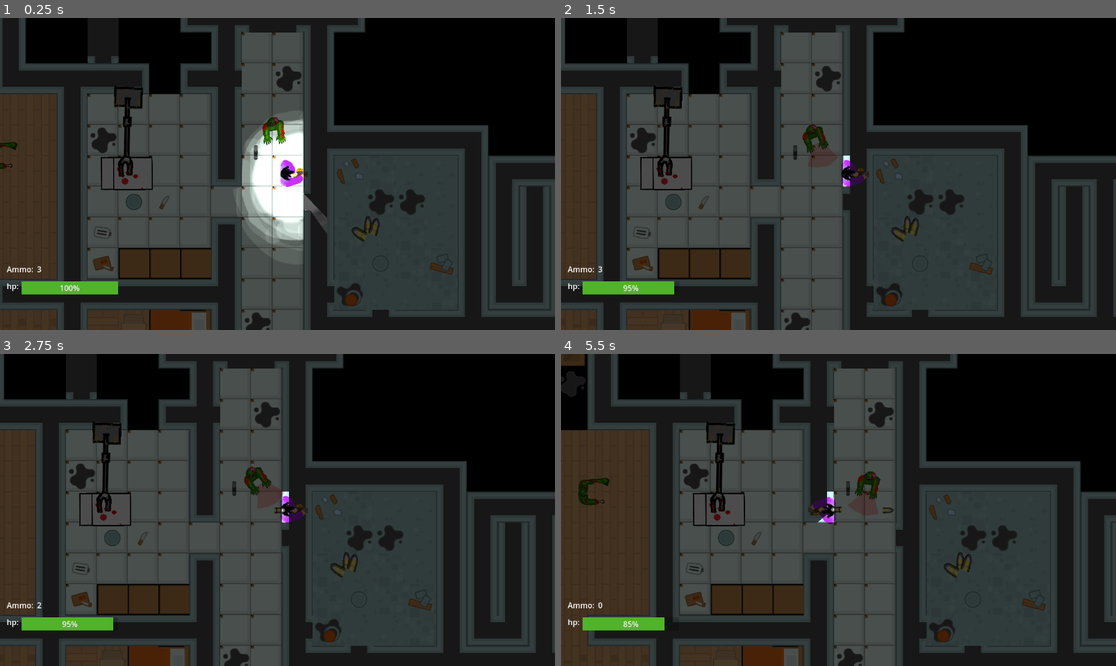
Above: before the commit, frames 1-4 (two rows, left to right).
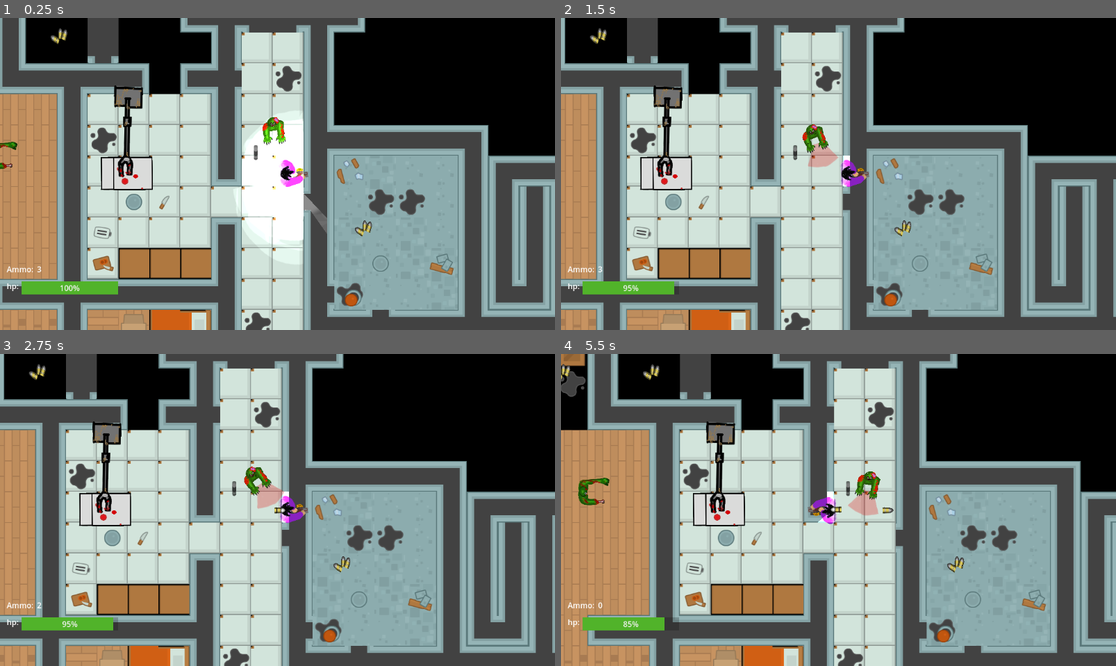
Above: after the commit, the same moments.

Repository: Tvorba-her-v-pohybu/cookie-monster
Game: Godot game, scene res://main.tscn
Same seed, same stepped clock (60 frames per second), same inputs: the game is played once before the commit and once after it. Sound files missing from this copy of the repository are replaced by a short silence.
Inputs (mouse positions are in pixels of both pictures, inside the frame that each line leads up to):
- Up to frame 1 (0.25 s): no input
- Up to frame 2 (1.5 s): click (816, 152) at 0.52 s; type "Alex" at 0.6 s; hold Right (ui_right) from 1.28 s (still down); hold X (attack) from 1.28 s (still down)
- Up to frame 3 (2.75 s): keep holding Right (ui_right); tap Space (jump) at 1.52, 2.27 s; release X (attack) at 2.03 s; tap C (shoot) at 2.1 s
- Up to frame 4 (5.5 s): tap Enter at 2.75 s; release Right (ui_right) at 2.78 s; hold Left (ui_left) 2.78-3.53 s; hold X (attack) 2.78-3.53 s; hold Right (ui_right) 3.53-5.03 s; tap C (shoot) at 3.6, 5.1 s; tap Space (jump) at 3.77, 4.52, 5.27 s; hold X (attack) 4.28-5.03 s; hold Left (ui_left) from 5.03 s (still down)

The runs differ from the first frame. In frame 1, 78% of the frame differs, in the area x 0-100%, y 0-100%; in frame 2, 78%; in frame 3, 78%; in frame 4, 82%.

Commit message:
Miky upravy

Diff:
--- a/godot_project/ammo.tscn
+++ b/godot_project/ammo.tscn
@@ -16,8 +16,8 @@
 shape = SubResource("CircleShape2D_63hm5")
 
 [node name="AmmoImg" type="Sprite2D" parent="."]
-position = Vector2(11, -3)
-scale = Vector2(0.0449826, 0.0559596)
+position = Vector2(2, -2)
+scale = Vector2(0.0273589, 0.0348232)
 texture = ExtResource("2_a8in1")
 
 [connection signal="body_entered" from="." to="." method="_on_body_entered"]
--- a/godot_project/boss_fight.tscn
+++ b/godot_project/boss_fight.tscn
@@ -7679,6 +7679,22 @@
 zoom = Vector2(0.5, 0.5)
 
 [node name="Skala" parent="." instance=ExtResource("7_iy1oy")]
+position = Vector2(-245, 760)
+
+[node name="Skala2" parent="." instance=ExtResource("7_iy1oy")]
+position = Vector2(-331, 420)
+
+[node name="Skala4" parent="." instance=ExtResource("7_iy1oy")]
+position = Vector2(-791, 759)
+
+[node name="Skala5" parent="." instance=ExtResource("7_iy1oy")]
+position = Vector2(-555, 622)
+
+[node name="Skala6" parent="." instance=ExtResource("7_iy1oy")]
+position = Vector2(-821, 398)
+
+[node name="Skala3" parent="." instance=ExtResource("7_iy1oy")]
+position = Vector2(-57, 585)
 
 [node name="KoupilJsemTo" type="AudioStreamPlayer2D" parent="."]
 unique_name_in_owner = true
--- a/godot_project/main.gd
+++ b/godot_project/main.gd
@@ -1,9 +1,11 @@
 extends Node2D
 
+@export var propast_points : Array[Node2D] = []
 
 # Called when the node enters the scene tree for the first time.
 func _ready() -> void:
-	pass # Replace with function body.
+	var index = randi_range(0, propast_points.size()-1)
+	%propast.global_position = propast_points[index].global_position
 
 
 # Called every frame. 'delta' is the elapsed time since the previous frame.
--- a/godot_project/main.tscn
+++ b/godot_project/main.tscn
@@ -104,9 +104,10 @@
 [sub_resource type="OccluderPolygon2D" id="OccluderPolygon2D_sle2t"]
 polygon = PackedVector2Array(164, -63, 164, -23, 118, -23, 117, -64)
 
-[node name="Level1" type="Node2D"]
+[node name="Level1" type="Node2D" node_paths=PackedStringArray("propast_points")]
 position = Vector2(-10, -2)
 script = ExtResource("1_bnc2o")
+propast_points = [NodePath("NavigationRegion2D/propast/Position"), NodePath("NavigationRegion2D/propast/Position2"), NodePath("NavigationRegion2D/propast/Position3")]
 
 [node name="NavigationRegion2D" type="NavigationRegion2D" parent="."]
 navigation_polygon = SubResource("NavigationPolygon_o8n0p")
@@ -124,7 +125,7 @@
 
 [node name="TileMapLayer2" type="TileMapLayer" parent="NavigationRegion2D"]
 position = Vector2(-1, 5)
-tile_map_data = PackedByteArray("AAD1/w0AAAAYABIAAAD1/w4AAAA …(1731 unchanged characters)… oAAFABAA4AAAALAAoAAFABAA8AAAALAAoAAFABABEAAAALAAoAAFABABIAAAALAAoAAFABABMAAAALAAoAAFABABQAAAALAAoAAFABABUAAAALAAoAAFABABAAAAANAAoAAFACABAAAAALAAoAAAADABAAAAALAAoAAAAEABAAAA …(6140 unchanged characters)…
+tile_map_data = PackedByteArray("AAD1/w0AAAAYABIAAAD1/w4AAAA …(1731 unchanged characters)… oAAFABAA4AAAALAAoAAFABAA8AAAALAAoAAFABABIAAAALAAoAAFABABMAAAALAAoAAFABABQAAAALAAoAAFABABUAAAALAAoAAFABABAAAAAJAAsAAAACABAAAAALAAoAAAADABAAAAALAAoAAAAEABAAAA …(6140 unchanged characters)…
 tile_set = ExtResource("2_oa183")
 
 [node name="TileMapLayer3" type="TileMapLayer" parent="NavigationRegion2D"]
@@ -133,7 +134,7 @@
 
 [node name="propast" type="Area2D" parent="NavigationRegion2D"]
 unique_name_in_owner = true
-position = Vector2(811, 454)
+position = Vector2(-1152, -313)
 collision_layer = 5
 collision_mask = 5
 
@@ -152,11 +153,82 @@
 "": SubResource("AnimationLibrary_pcs30")
 }
 
+[node name="Position" type="Node2D" parent="NavigationRegion2D/propast"]
+
+[node name="Position2" type="Node2D" parent="NavigationRegion2D/propast"]
+position = Vector2(-493, 827)
+
+[node name="Position3" type="Node2D" parent="NavigationRegion2D/propast"]
+position = Vector2(2903, 889)
+
 [node name="Ammo" parent="NavigationRegion2D" instance=ExtResource("11_ch8b1")]
 position = Vector2(-8, 508)
 
 [node name="Ammo2" parent="NavigationRegion2D" instance=ExtResource("11_ch8b1")]
 position = Vector2(192, 218)
+
+[node name="Ammo3" parent="NavigationRegion2D" instance=ExtResource("11_ch8b1")]
+position = Vector2(148, -2772)
+
+[node name="Ammo4" parent="NavigationRegion2D" instance=ExtResource("11_ch8b1")]
+position = Vector2(-320, -2326)
+
+[node name="Ammo5" parent="NavigationRegion2D" instance=ExtResource("11_ch8b1")]
+position = Vector2(-334, -2550)
+
+[node name="Ammo6" parent="NavigationRegion2D" instance=ExtResource("11_ch8b1")]
+position = Vector2(-570, -2609)
+
+[node name="Ammo7" parent="NavigationRegion2D" instance=ExtResource("11_ch8b1")]
+position = Vector2(1691, 653)
+
+[node name="Ammo8" parent="NavigationRegion2D" instance=ExtResource("11_ch8b1")]
+position = Vector2(1984, 487)
+
+[node name="Ammo9" parent="NavigationRegion2D" instance=ExtResource("11_ch8b1")]
+position = Vector2(1890, 407)
+
+[node name="Ammo10" parent="NavigationRegion2D" instance=ExtResource("11_ch8b1")]
+position = Vector2(1077, 501)
+
+[node name="Ammo11" parent="NavigationRegion2D" instance=ExtResource("11_ch8b1")]
+position = Vector2(1045, 693)
+
+[node name="Ammo12" parent="NavigationRegion2D" instance=ExtResource("11_ch8b1")]
+position = Vector2(573, 545)
+
+[node name="Ammo13" parent="NavigationRegion2D" instance=ExtResource("11_ch8b1")]
+position = Vector2(-857, 802)
+
+[node name="Ammo14" parent="NavigationRegion2D" instance=ExtResource("11_ch8b1")]
+position = Vector2(-1245, 1107)
+
+[node name="Ammo15" parent="NavigationRegion2D" instance=ExtResource("11_ch8b1")]
+position = Vector2(-602, -860)
+
+[node name="Ammo16" parent="NavigationRegion2D" instance=ExtResource("11_ch8b1")]
+position = Vector2(-305, -693)
+
+[node name="Ammo17" parent="NavigationRegion2D" instance=ExtResource("11_ch8b1")]
+position = Vector2(-625, -181)
+
+[node name="Ammo18" parent="NavigationRegion2D" instance=ExtResource("11_ch8b1")]
+position = Vector2(-846, -236)
+
+[node name="Ammo19" parent="NavigationRegion2D" instance=ExtResource("11_ch8b1")]
+position = Vector2(206, 758)
+
+[node name="Ammo20" parent="NavigationRegion2D" instance=ExtResource("11_ch8b1")]
+position = Vector2(-1060, -2525)
+
+[node name="Ammo21" parent="NavigationRegion2D" instance=ExtResource("11_ch8b1")]
+position = Vector2(-1793, 323)
+
+[node name="Ammo22" parent="NavigationRegion2D" instance=ExtResource("11_ch8b1")]
+position = Vector2(-316, -1419)
+
+[node name="Ammo23" parent="NavigationRegion2D" instance=ExtResource("11_ch8b1")]
+position = Vector2(-440, -181)
 
 [node name="CharacterBody2D" parent="NavigationRegion2D" instance=ExtResource("2_co45l")]
 unique_name_in_owner = true
@@ -201,7 +273,103 @@
 target = NodePath("../CharacterBody2D")
 
 [node name="Enemy9" parent="NavigationRegion2D" node_paths=PackedStringArray("target") instance=ExtResource("4_ca23p")]
-position = Vector2(-644, -353)
+position = Vector2(1784, 522)
+target = NodePath("../CharacterBody2D")
+
+[node name="Enemy10" parent="NavigationRegion2D" node_paths=PackedStringArray("target") instance=ExtResource("4_ca23p")]
+position = Vector2(377, 522)
+target = NodePath("../CharacterBody2D")
+
+[node name="Enemy11" parent="NavigationRegion2D" node_paths=PackedStringArray("target") instance=ExtResource("4_ca23p")]
+position = Vector2(-1278, 536)
+target = NodePath("../CharacterBody2D")
+
+[node name="Enemy12" parent="NavigationRegion2D" node_paths=PackedStringArray("target") instance=ExtResource("4_ca23p")]
+position = Vector2(-315, -462)
+target = NodePath("../CharacterBody2D")
+
+[node name="Enemy13" parent="NavigationRegion2D" node_paths=PackedStringArray("target") instance=ExtResource("4_ca23p")]
+position = Vector2(-319, 507)
+target = NodePath("../CharacterBody2D")
+
+[node name="Enemy14" parent="NavigationRegion2D" node_paths=PackedStringArray("target") instance=ExtResource("4_ca23p")]
+position = Vector2(-970, 173)
+target = NodePath("../CharacterBody2D")
+
+[node name="Enemy15" parent="NavigationRegion2D" node_paths=PackedStringArray("target") instance=ExtResource("4_ca23p")]
+position = Vector2(-283, -864)
+target = NodePath("../CharacterBody2D")
+
+[node name="Enemy16" parent="NavigationRegion2D" node_paths=PackedStringArray("target") instance=ExtResource("4_ca23p")]
+position = Vector2(-1698, -40)
+target = NodePath("../CharacterBody2D")
+
+[node name="Enemy17" parent="NavigationRegion2D" node_paths=PackedStringArray("target") instance=ExtResource("4_ca23p")]
+position = Vector2(-1680, 207)
+target = NodePath("../CharacterBody2D")
+
+[node name="Enemy18" parent="NavigationRegion2D" node_paths=PackedStringArray("target") instance=ExtResource("4_ca23p")]
+position = Vector2(-1509, 667)
+target = NodePath("../CharacterBody2D")
+
+[node name="Enemy19" parent="NavigationRegion2D" node_paths=PackedStringArray("target") instance=ExtResource("4_ca23p")]
+position = Vector2(1985, 736)
+target = NodePath("../CharacterBody2D")
+
+[node name="Enemy20" parent="NavigationRegion2D" node_paths=PackedStringArray("target") instance=ExtResource("4_ca23p")]
+position = Vector2(1981, 290)
+target = NodePath("../CharacterBody2D")
+
+[node name="Enemy21" parent="NavigationRegion2D" node_paths=PackedStringArray("target") instance=ExtResource("4_ca23p")]
+position = Vector2(287, 849)
+target = NodePath("../CharacterBody2D")
+
+[node name="Enemy22" parent="NavigationRegion2D" node_paths=PackedStringArray("target") instance=ExtResource("4_ca23p")]
+position = Vector2(751, 261)
+target = NodePath("../CharacterBody2D")
+
+[node name="Enemy23" parent="NavigationRegion2D" node_paths=PackedStringArray("target") instance=ExtResource("4_ca23p")]
+position = Vector2(751, 261)
+target = NodePath("../CharacterBody2D")
+
+[node name="Enemy24" parent="NavigationRegion2D" node_paths=PackedStringArray("target") instance=ExtResource("4_ca23p")]
+position = Vector2(751, 261)
+target = NodePath("../CharacterBody2D")
+
+[node name="Enemy25" parent="NavigationRegion2D" node_paths=PackedStringArray("target") instance=ExtResource("4_ca23p")]
+position = Vector2(-254, -2660)
+target = NodePath("../CharacterBody2D")
+
+[node name="Enemy26" parent="NavigationRegion2D" node_paths=PackedStringArray("target") instance=ExtResource("4_ca23p")]
+position = Vector2(-624, -1194)
+target = NodePath("../CharacterBody2D")
+
+[node name="Enemy27" parent="NavigationRegion2D" node_paths=PackedStringArray("target") instance=ExtResource("4_ca23p")]
+position = Vector2(718, 831)
+target = NodePath("../CharacterBody2D")
+
+[node name="Enemy28" parent="NavigationRegion2D" node_paths=PackedStringArray("target") instance=ExtResource("4_ca23p")]
+position = Vector2(-1622, -733)
+target = NodePath("../CharacterBody2D")
+
+[node name="Enemy29" parent="NavigationRegion2D" node_paths=PackedStringArray("target") instance=ExtResource("4_ca23p")]
+position = Vector2(-305, -1716)
+target = NodePath("../CharacterBody2D")
+
+[node name="Enemy30" parent="NavigationRegion2D" node_paths=PackedStringArray("target") instance=ExtResource("4_ca23p")]
+position = Vector2(-341, -1179)
+target = NodePath("../CharacterBody2D")
+
+[node name="Enemy31" parent="NavigationRegion2D" node_paths=PackedStringArray("target") instance=ExtResource("4_ca23p")]
+position = Vector2(-1433, -406)
+target = NodePath("../CharacterBody2D")
+
+[node name="Enemy32" parent="NavigationRegion2D" node_paths=PackedStringArray("target") instance=ExtResource("4_ca23p")]
+position = Vector2(65, -2456)
+target = NodePath("../CharacterBody2D")
+
+[node name="Enemy33" parent="NavigationRegion2D" node_paths=PackedStringArray("target") instance=ExtResource("4_ca23p")]
+position = Vector2(-940, -2474)
 target = NodePath("../CharacterBody2D")
 
 [node name="PostelKrvava" type="Sprite2D" parent="NavigationRegion2D"]
@@ -306,7 +474,7 @@
 text = "3"
 
 [node name="CanvasModulate" type="CanvasModulate" parent="."]
-color = Color(0.310617, 0.310617, 0.310617, 1)
+color = Color(0.894922, 0.894922, 0.894922, 1)
 
 [node name="LightOccluder2D" type="LightOccluder2D" parent="CanvasModulate"]
 position = Vector2(-440, -10)
